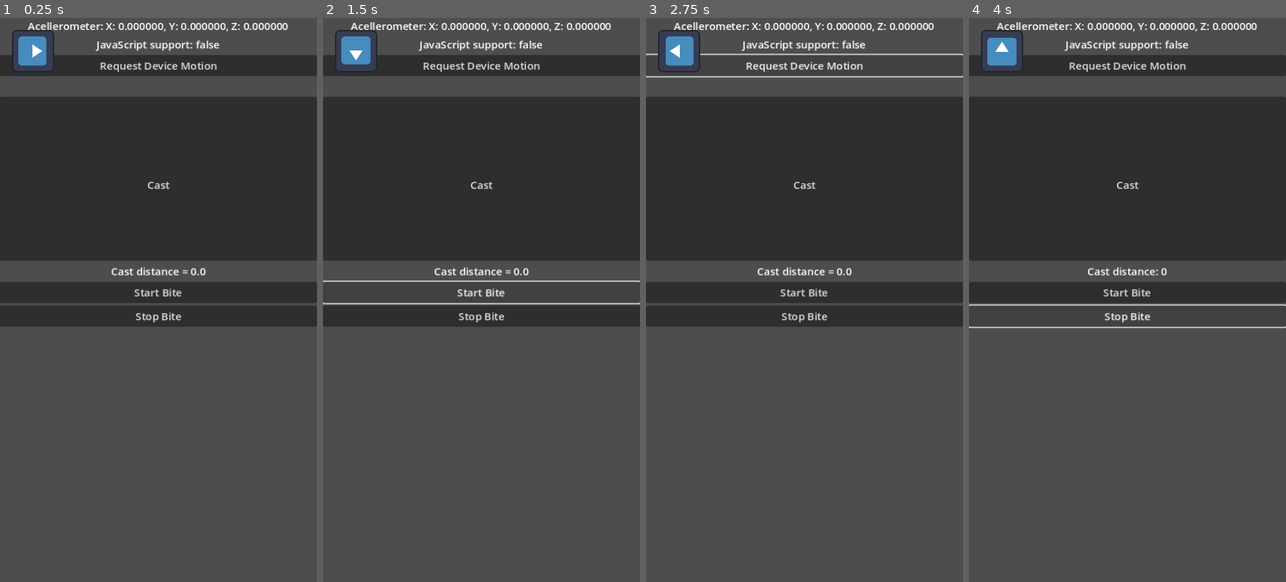
Above: before the commit, frames 1-4 (left to right).
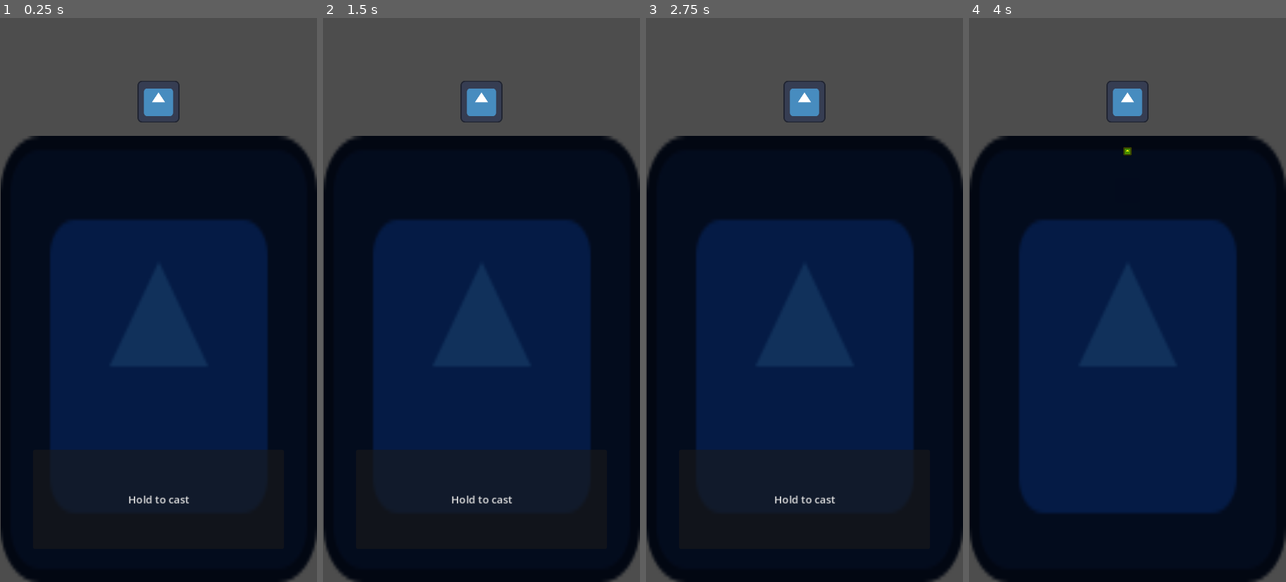
Above: after the commit, the same moments.

Repository: egreenfield323/CS390-group-prototype-2
Game: Godot game, scene res://scenes/main_scenes/main.tscn
The game is run twice, just before and just after one commit, with the same random seed, the same clock (stepped at 60 frames per second) and the same inputs. Before the commit the project starts from res://scenes/test/input_demo.tscn. The engine's default icon, where the game draws it, is replaced by a stand-in: a white triangle on a blue panel in a dark square.
Inputs (mouse positions are in pixels of both pictures, inside the frame that each line leads up to):
- Up to frame 1 (0.25 s): no input
- Up to frame 2 (1.5 s): click (481, 294) at 0.5 s, where only the run before the commit has a clickable "Start Bite"; click (481, 294) at 1.25 s, where only the run before the commit has a clickable "Start Bite"
- Up to frame 3 (2.75 s): click (804, 63) at 2 s, where only the run before the commit has a clickable "Request Device Motion"
- Up to frame 4 (4 s): click "Cast" (after the commit: "Hold to cast") at 2.75 s; click (1127, 316) at 3.5 s, where only the run before the commit has a clickable "Stop Bite"

The runs differ from the first frame. In frame 1, 90% of the frame differs, in the area x 0-100%, y 0-100%; in frame 2, 90%; in frame 3, 88%; in frame 4, 90%.

Commit message:
Make main the main scene and create the script for the biting state

Diff:
--- a/project.godot
+++ b/project.godot
@@ -11,7 +11,7 @@
 [application]
 
 config/name="Fish Prototype"
-run/main_scene="res://scenes/test/input_demo.tscn"
+run/main_scene="res://scenes/main_scenes/main.tscn"
 config/features=PackedStringArray("4.3", "Forward Plus")
 config/icon="res://icon.svg"
 
--- a/scenes/main_scenes/states/biting.gd
+++ b/scenes/main_scenes/states/biting.gd
@@ -3,11 +3,12 @@
 const MIN_BITE_TIME = 2.5
 const MAX_BITE_TIME = 5.0
 
-var timer: Timer = Timer.new()
+var timer: Timer = null
 
 
 func enter() -> void:
 	state_machine.game.trigger_bite()
+	timer = Timer.new()
 	timer.one_shot = true
 	process_mode = PROCESS_MODE_INHERIT
 	add_child(timer)
@@ -40,4 +41,5 @@
 
 
 func _on_hook_set() -> void:
+	print("Hooked")
 	state_machine.change_state_to(Game.States.FISH_HOOKED)
